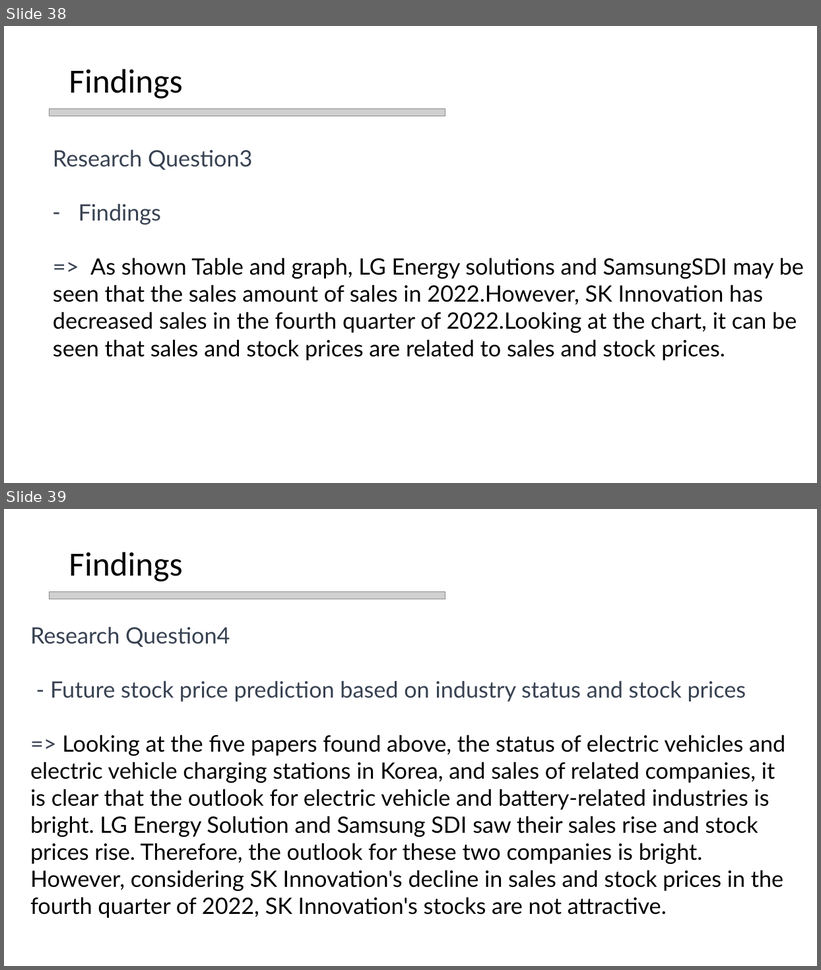
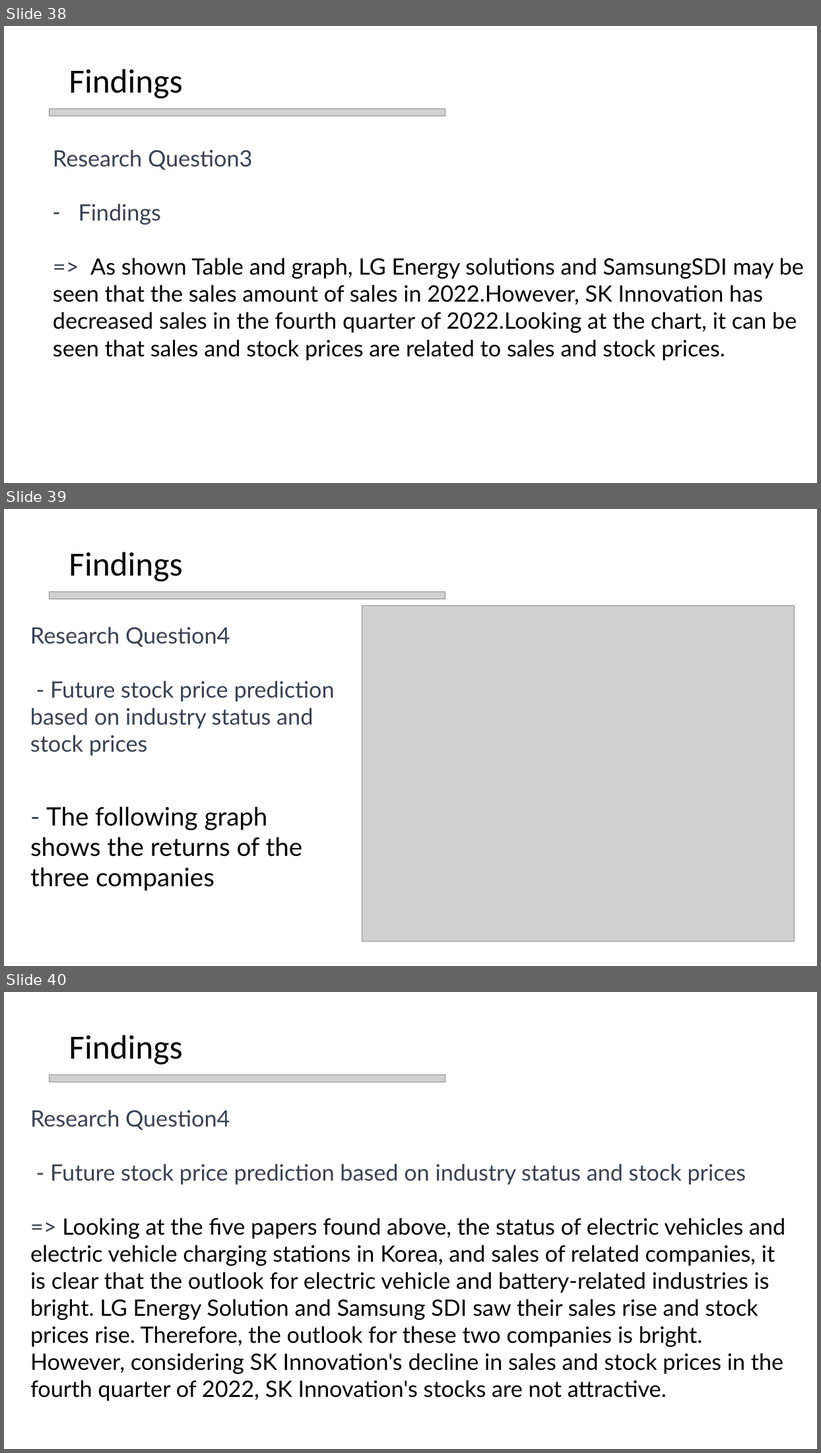
Before and after one commit to rightnowjyk/WEB1, a slide deck: final_report_김재용_2019011033.pptx. Shown one above the other, each under a label of ours: slides 38 and 39 before the commit, slides 38, 39 and 40 after it. The pictures are 821x970 and 821x1453 pixels, drawn with LibreOffice and Linux fonts; fonts in the diff are those of the drawing; grey boxes stand for pictures. Boxes give left, top, right and bottom in pixels: in the first picture for what was removed or moved away, otherwise in the second. Text is boxed around its words. In the diff, an @@ line names an element or a change of style, - is before the commit and + after.

```diff
--- a/final_report_김재용_2019011033.pptx
+++ b/final_report_김재용_2019011033.pptx
@@ slide 39 added at box(4, 509, 817, 966), background #FFFFFF @@
@@ text added at box(69, 552, 182, 582), 60 pt, text #000000 @@
+Findings
@@ picture added at box(49, 592, 445, 599) @@
@@ picture added at box(362, 606, 794, 941) @@
@@ text added at box(30, 626, 335, 756), 40 pt, text #374151 @@
+Research Question4
+- Future stock price prediction based on industry status and stock prices
@@ text added at box(30, 807, 303, 891), 45 pt, text #000000 @@
+- The following graph shows the returns of the three companies
@@ what was slide 39 is now slide 40 @@
```
Also in this commit, not shown: 1 slide changed.
